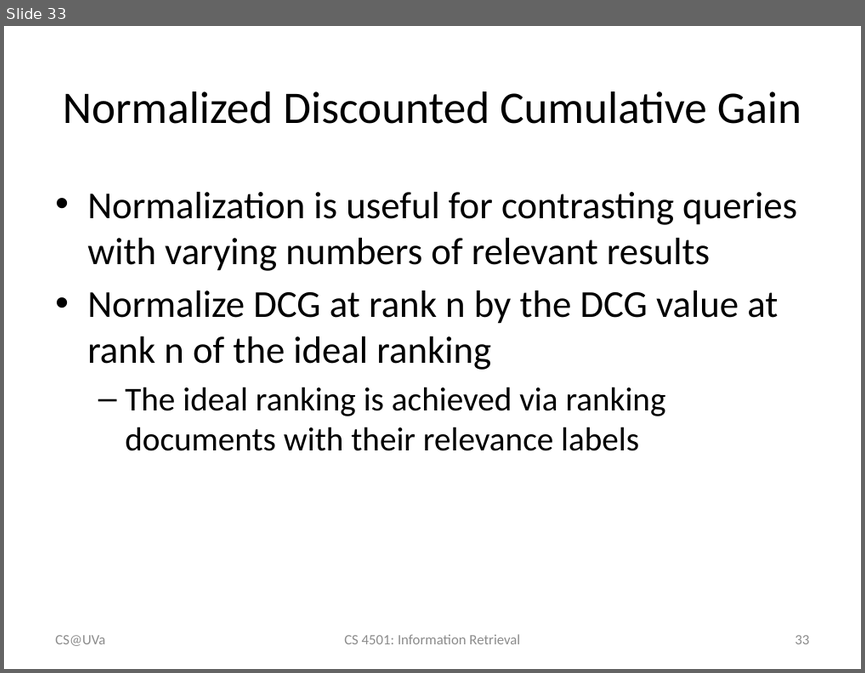
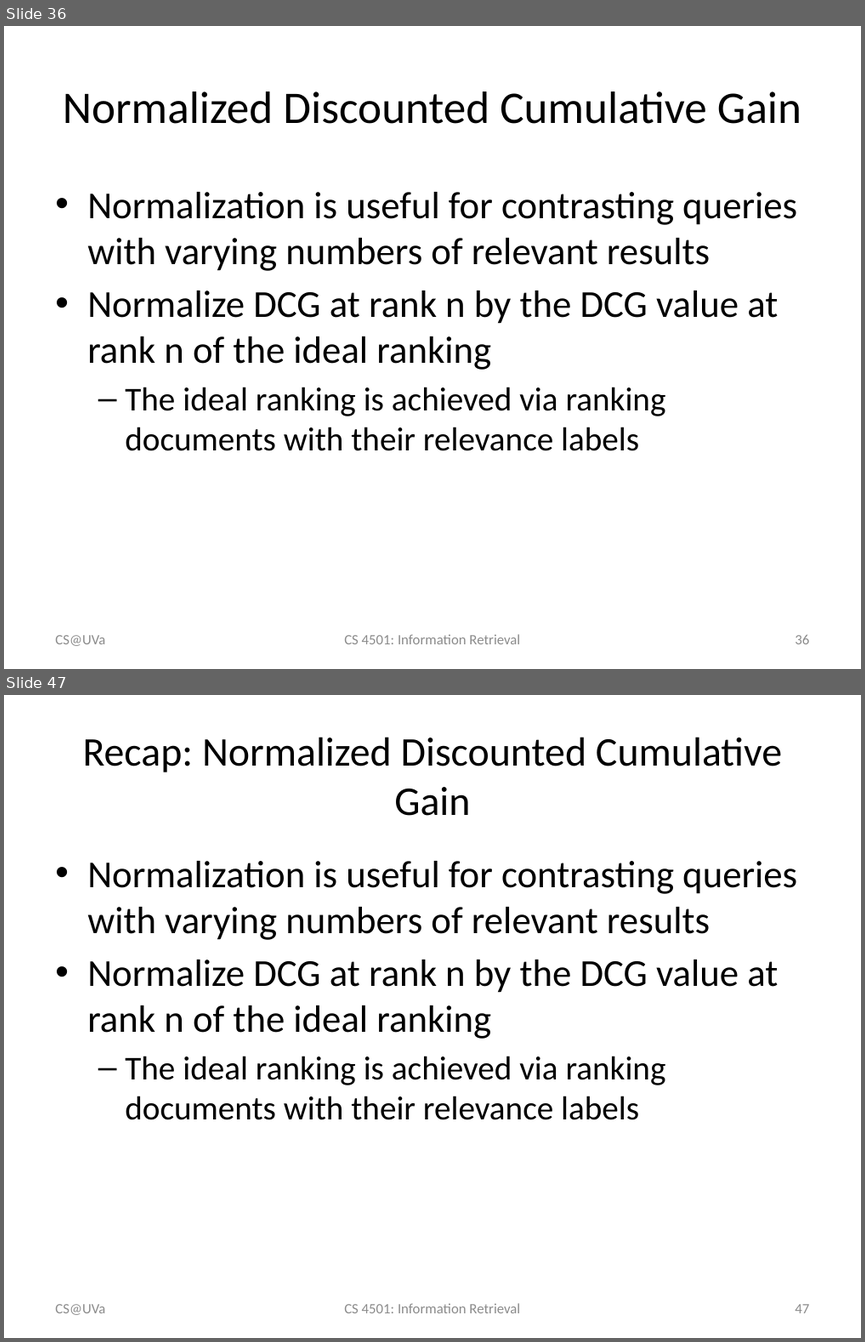
Before and after one commit to wang296/IR2015, a slide deck: docs/Information Retrieval Evaluation.pptx. Shown one above the other, each under a label of ours: slide 33 before the commit, slides 36 and 47 after it; the slides between them are not shown. The pictures are 865x673 and 865x1342 pixels, drawn with LibreOffice and Linux fonts; fonts in the diff are those of the drawing. Boxes give left, top, right and bottom in pixels: in the first picture for what was removed or moved away, otherwise in the second. Text is boxed around its words. In the diff, an @@ line names an element or a change of style, - is before the commit and + after.

```diff
--- a/docs/Information Retrieval Evaluation.pptx
+++ b/docs/Information Retrieval Evaluation.pptx
@@ slide 47 added at [4,695,861,1338], background #FFFFFF @@
@@ title added at [83,737,782,816], 34.2 pt, text #000000 @@
+Recap: Normalized Discounted Cumulative Gain
@@ text added at [87,861,797,1120], 32 pt, text #000000 @@
+• Normalization is useful for contrasting queries with varying numbers of relevant results
+• Normalize DCG at rank n by the DCG value at rank n of the ideal ranking
+  – The ideal ranking is achieved via ranking documents with their relevance labels
@@ text added at [55,1304,105,1315], 12 pt, text #8C8C8C @@
+CS@UVa
@@ text added at [344,1303,520,1313], 12 pt, text #8C8C8C @@
+CS 4501: Information Retrieval
@@ page number added at [794,1304,809,1313], 12 pt, text #8C8C8C @@
+47
@@ what was slide 33 is now slide 36 @@
@@ page number at [794,635,809,644]: text changed @@
-33
+36
```
Also in this commit, not shown: 3 slides changed, 13 other slides added, 2 other files.
